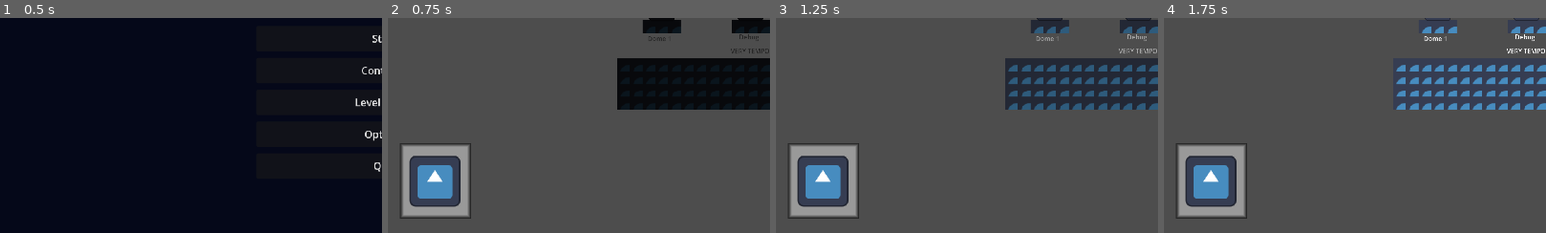
Above: before the commit, frames 1-4 (left to right).
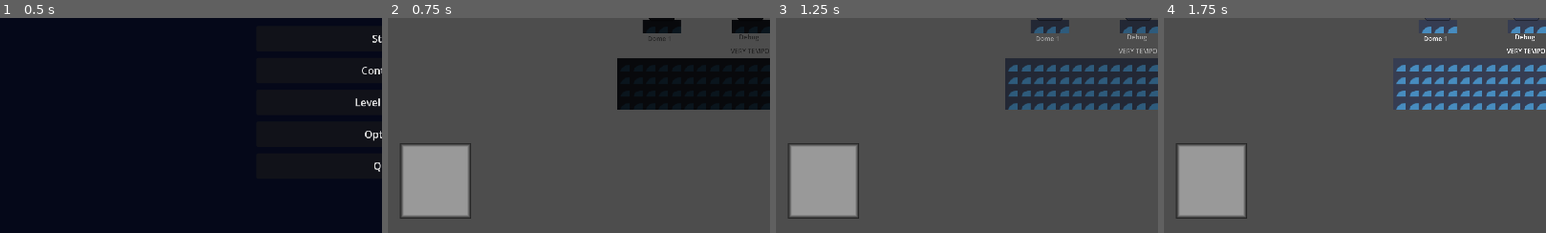
Above: after the commit, the same moments.

Repository: WholeYear12GameDesign/GrandmaGame
Game: Godot game, scene res://Scenes/Menu.tscn
The game is run twice, just before and just after one commit, with the same random seed, the same clock (stepped at 60 frames per second) and the same inputs. The engine's default icon, where the game draws it, is replaced by a stand-in: a white triangle on a blue panel in a dark square.
Inputs:
- Up to frame 1 (0.5 s): no input
- Up to frame 2 (0.75 s): click "Start" at 0.5 s
- Up to frame 3 (1.25 s): no input
- Up to frame 4 (1.75 s): hold D (right) from 1.28 s (still down); tap Space (jetpack) at 1.35 s; tap W (jump) at 1.52 s
The pictures show only the part of the screen within x 0-50%, y 50-100%; the shares and areas given below are measured in that part.

Frame 1 is identical in both runs. In frame 2, 3.2% of the frame differs, in the area x 5-19%, y 64-88%; in frame 3, 3.2%; in frame 4, 3.2%.

Commit message:
Item getting

Diff:
--- a/GrandmaBasement/Levels/Dome1/Dome1Screen4.tscn
+++ b/GrandmaBasement/Levels/Dome1/Dome1Screen4.tscn
@@ -1,9 +1,10 @@
-[gd_scene load_steps=5 format=3 uid="uid://dauhgltmecneb"]
+[gd_scene load_steps=6 format=3 uid="uid://dauhgltmecneb"]
 
 [ext_resource type="TileSet" uid="uid://dobir4kqibwk2" path="res://Tilemaps/TempTilemap.tres" id="1_1prdh"]
 [ext_resource type="PackedScene" uid="uid://ct1e5cilqasa7" path="res://Objects/checkpoint.tscn" id="2_4nsl0"]
 [ext_resource type="PackedScene" uid="uid://c7r6supcircgn" path="res://Levels/load_screen.tscn" id="2_481er"]
 [ext_resource type="PackedScene" uid="uid://dgxl7y5l0ninl" path="res://NPC/TestNPC.tscn" id="4_33vj5"]
+[ext_resource type="PackedScene" uid="uid://cwnelmjvqu2nm" path="res://Objects/Item.tscn" id="5_54f0v"]
 
 [node name="Dome1Screen1" type="Node2D"]
 
@@ -27,3 +28,19 @@
 
 [node name="TestNPC" parent="." instance=ExtResource("4_33vj5")]
 position = Vector2(-1, -84)
+like_list = ["Item1", "Item2", "Item3"]
+
+[node name="Item" parent="." instance=ExtResource("5_54f0v")]
+position = Vector2(-447, 32)
+item_name = "Item1"
+item_icon = "res://Art assets/icon.svg"
+
+[node name="Item3" parent="." instance=ExtResource("5_54f0v")]
+position = Vector2(-5, -256)
+item_name = "Item3"
+item_icon = "res://Art assets/icon.svg"
+
+[node name="Item2" parent="." instance=ExtResource("5_54f0v")]
+position = Vector2(436, 5)
+item_name = "Item2"
+item_icon = "res://Art assets/icon.svg"
--- a/GrandmaBasement/NPC/NPC.gd
+++ b/GrandmaBasement/NPC/NPC.gd
@@ -1,11 +1,15 @@
 extends StaticBody2D
 
-
-# Called when the node enters the scene tree for the first time.
-func _ready():
-	pass # Replace with function body.
+@export var like_list = []
+@export var req_items = 3
+@export var given_items = 0
 
 
-# Called every frame. 'delta' is the elapsed time since the previous frame.
-func _process(delta):
-	pass
+func _on_give_item_body_entered(body):
+	if body.name == "Player":
+		if player_data.current_item in like_list:
+			given_items += 1
+			like_list.append(like_list.find(player_data.current_item))
+			body.update_items("none", "none")
+	if req_items >= 3:
+		print("got all items yay")
--- a/GrandmaBasement/NPC/TestNPC.tscn
+++ b/GrandmaBasement/NPC/TestNPC.tscn
@@ -1,10 +1,13 @@
-[gd_scene load_steps=4 format=3 uid="uid://dgxl7y5l0ninl"]
+[gd_scene load_steps=5 format=3 uid="uid://dgxl7y5l0ninl"]
 
 [ext_resource type="Script" path="res://NPC/NPC.gd" id="1_kag5u"]
 [ext_resource type="Texture2D" uid="uid://va5cc5u4i3i2" path="res://Art assets/icon.svg" id="2_0c5av"]
 
 [sub_resource type="RectangleShape2D" id="RectangleShape2D_e7w0h"]
 size = Vector2(60, 114)
+
+[sub_resource type="RectangleShape2D" id="RectangleShape2D_05ntk"]
+size = Vector2(92, 26)
 
 [node name="TestNPC" type="StaticBody2D"]
 script = ExtResource("1_kag5u")
@@ -16,3 +19,11 @@
 [node name="Sprite2D" type="Sprite2D" parent="."]
 scale = Vector2(0.421875, 0.828125)
 texture = ExtResource("2_0c5av")
+
+[node name="GiveItem" type="Area2D" parent="."]
+
+[node name="CollisionShape2D" type="CollisionShape2D" parent="GiveItem"]
+shape = SubResource("RectangleShape2D_05ntk")
+
+[connection signal="area_entered" from="GiveItem" to="." method="_on_give_item_area_entered"]
+[connection signal="body_entered" from="GiveItem" to="." method="_on_give_item_body_entered"]
--- a/GrandmaBasement/Objects/Item.tscn
+++ b/GrandmaBasement/Objects/Item.tscn
@@ -7,9 +7,14 @@
 @export var item_icon = \"\"
 
 
+func _ready():
+	$Sprite2D.texture = load(item_icon)
+
+
 func _on_body_entered(body):
 	if body.name == \"Player\":
 		body.update_item(item_name, item_icon)
+		queue_free()
 "
 
 [sub_resource type="RectangleShape2D" id="RectangleShape2D_w31j2"]
@@ -20,4 +25,6 @@
 [node name="CollisionShape2D" type="CollisionShape2D" parent="."]
 shape = SubResource("RectangleShape2D_w31j2")
 
+[node name="Sprite2D" type="Sprite2D" parent="."]
+
 [connection signal="body_entered" from="." to="." method="_on_body_entered"]
--- a/GrandmaBasement/Player/player.gd
+++ b/GrandmaBasement/Player/player.gd
@@ -85,7 +85,10 @@
 #change the item the player is holding
 func update_item(item_name, item_icon):
 	player_data.current_item = item_name
-	$CanvasLayer/Control/CurrentItem/ItemSprite.texture = item_icon
+	if item_icon == "none":
+		$CanvasLayer/CurrentItem/ItemSprite.set_texture(null)
+	else:
+		$CanvasLayer/CurrentItem/ItemSprite.set_texture(load(item_icon))
 
 func retry():
 	global_position = player_data.checkpoint
--- a/GrandmaBasement/Player/player.tscn
+++ b/GrandmaBasement/Player/player.tscn
@@ -117,4 +117,3 @@
 
 [node name="ItemSprite" type="Sprite2D" parent="CanvasLayer/CurrentItem"]
 position = Vector2(88, 96)
-texture = ExtResource("2_yvcg4")
